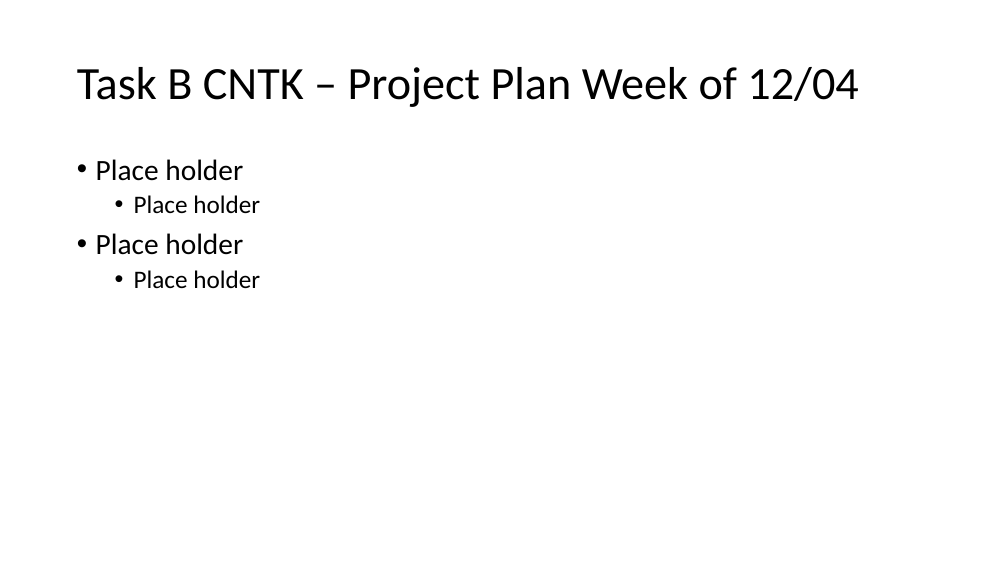
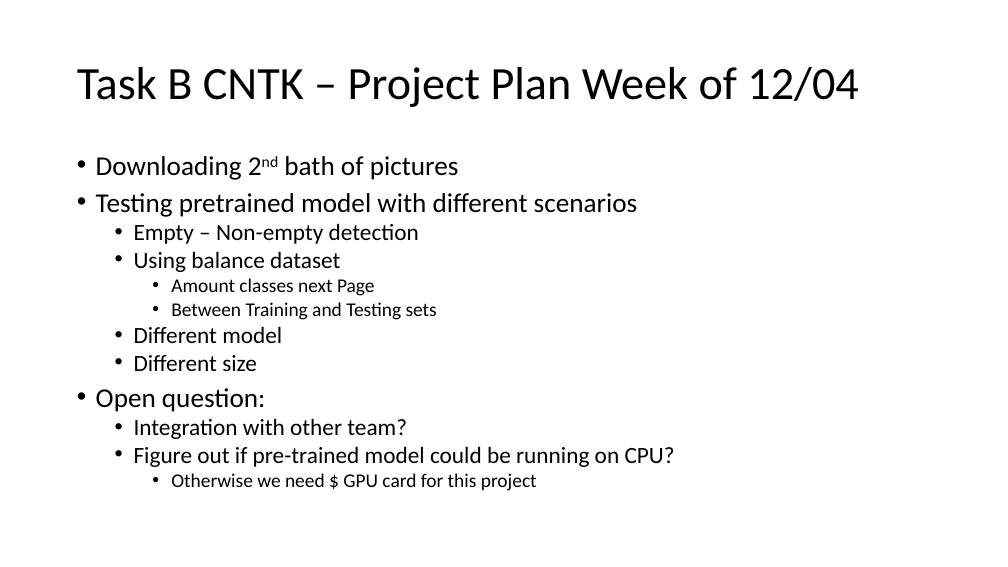
Before and after one commit to tncchina/AnimalLabel, a slide deck: slide 10 of Document/CNTK_Project_Status_20171201.pptx (slide 8 before the commit). Drawn at 1008x567 pixels with LibreOffice and Linux fonts; fonts in the diff are those of the drawing. Boxes give left, top, right and bottom in pixels: in the first picture for what was removed or moved away, otherwise in the second. Text is boxed around its words. In the diff, an @@ line names an element or a change of style, - is before the commit and + after.

Commit message:
Update the slide deck CNTK_Project_Status_20171201.pptx.

```diff
--- a/Document/CNTK_Project_Status_20171201.pptx
+++ b/Document/CNTK_Project_Status_20171201.pptx
@@ text at [96, 156, 675, 491]: text changed; size 28 to 22.2 pt @@
-• Place holder
-  • Place holder
-• Place holder
-  • Place holder
+• Downloading 2nd bath of pictures
+• Testing pretrained model with different scenarios
+  • Empty – Non-empty detection
+  • Using balance dataset
+    • Amount classes next Page
+    • Between Training and Testing sets
+  • Different model
+  • Different size
+• Open question:
+  • Integration with other team?
+  • Figure out if pre-trained model could be running on CPU?
+    • Otherwise we need $ GPU card for this project
```
Also in this commit, not shown: 4 slides added, 1 slide removed.
